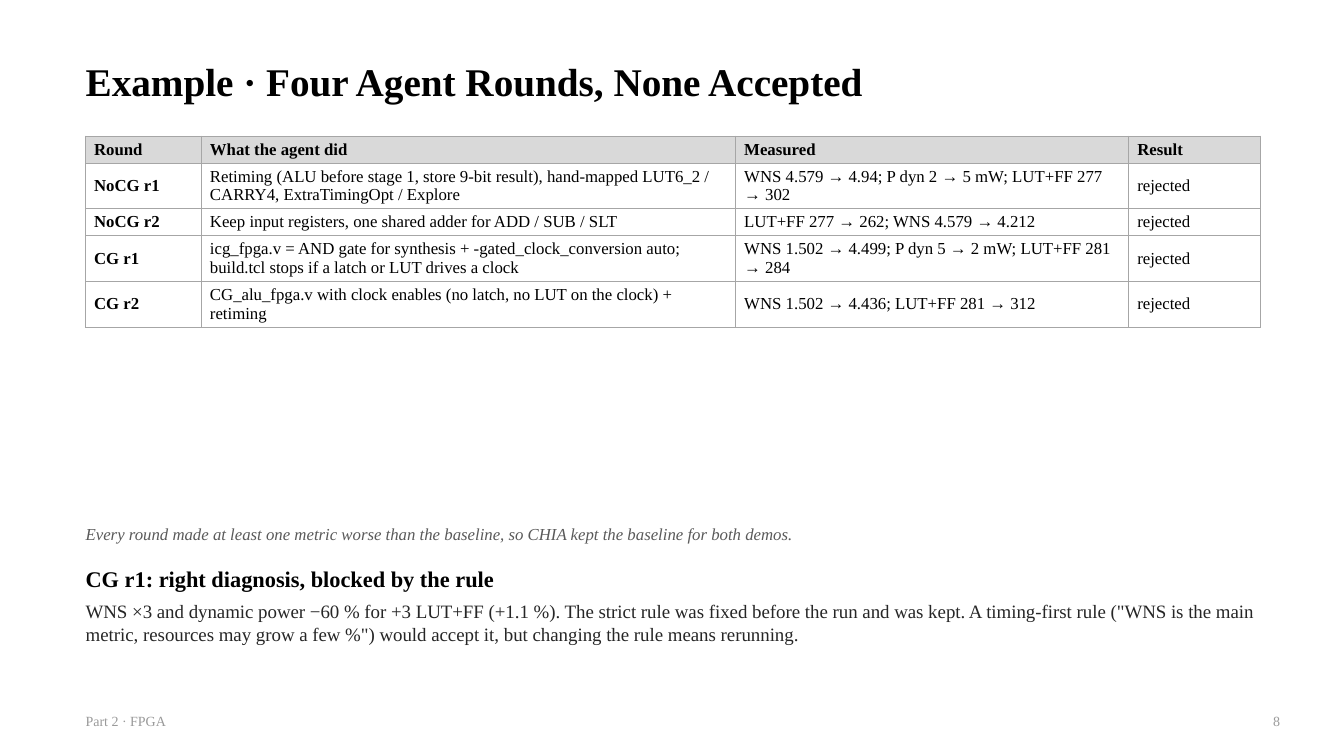
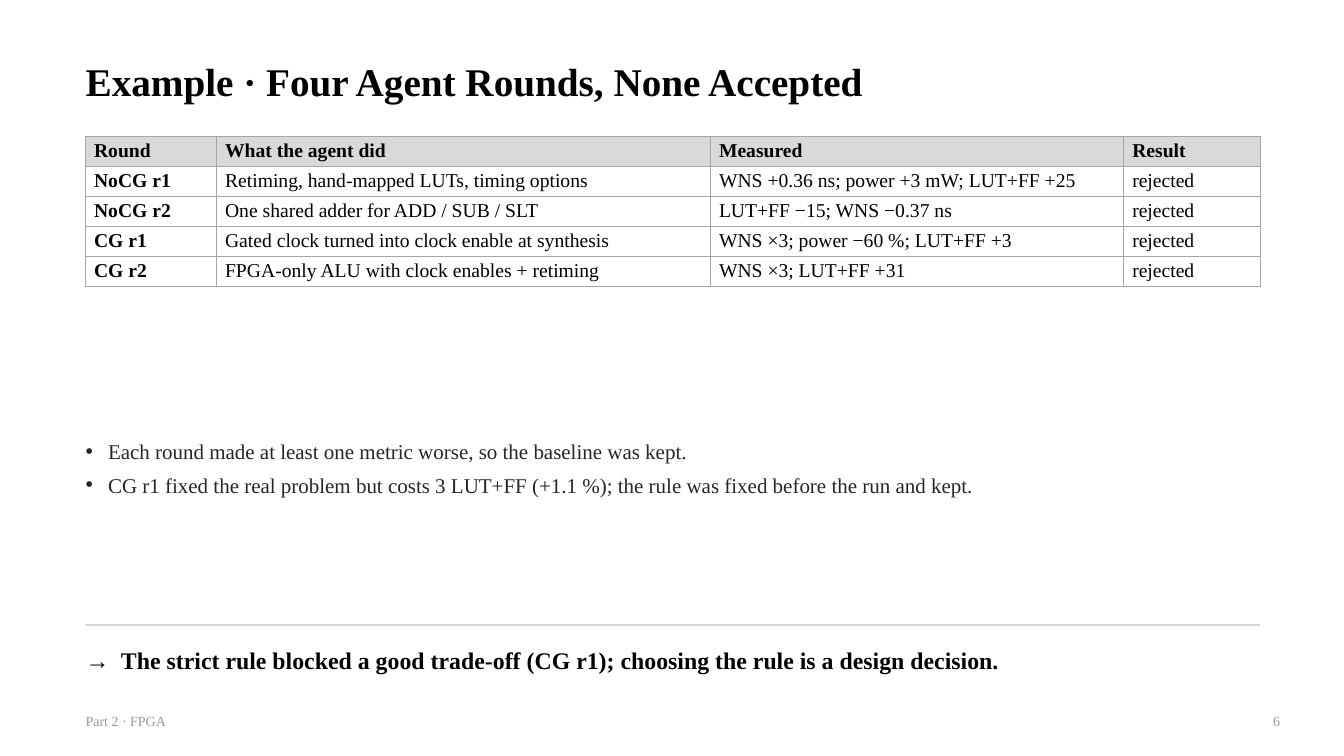
Before and after one commit to chipchip-tech/CHIA-workflow, a slide deck: slide 6 of projects/demo-alu/report/guides/2_FPGA.pptx (slide 8 before the commit). Drawn at 1344x756 pixels with LibreOffice and Linux fonts; fonts in the diff are those of the drawing. Boxes give left, top, right and bottom in pixels: in the first picture for what was removed or moved away, otherwise in the second. Text is boxed around its words. In the diff, an @@ line names an element or a change of style, - is before the commit and + after.

```diff
--- a/projects/demo-alu/report/guides/2_FPGA.pptx
+++ b/projects/demo-alu/report/guides/2_FPGA.pptx
@@ table at (86, 136, 1260, 286) @@
-row 2, column 2: Retiming (ALU before stage 1, store 9-bit result), hand-mapped LUT6_2 / CARRY4, ExtraTimingOpt / Explore
+row 2, column 2: Retiming, hand-mapped LUTs, timing options
-row 2, column 3: WNS 4.579 → 4.94; P dyn 2 → 5 mW; LUT+FF 277 → 302
+row 2, column 3: WNS +0.36 ns; power +3 mW; LUT+FF +25
-row 3, column 2: Keep input registers, one shared adder for ADD / SUB / SLT
+row 3, column 2: One shared adder for ADD / SUB / SLT
-row 3, column 3: LUT+FF 277 → 262; WNS 4.579 → 4.212
+row 3, column 3: LUT+FF −15; WNS −0.37 ns
-row 4, column 2: icg_fpga.v = AND gate for synthesis + -gated_clock_conversion auto; build.tcl stops if a latch or LUT drives a clock
+row 4, column 2: Gated clock turned into clock enable at synthesis
-row 4, column 3: WNS 1.502 → 4.499; P dyn 5 → 2 mW; LUT+FF 281 → 284
+row 4, column 3: WNS ×3; power −60 %; LUT+FF +3
-row 5, column 2: CG_alu_fpga.v with clock enables (no latch, no LUT on the clock) + retiming
+row 5, column 2: FPGA-only ALU with clock enables + retiming
-row 5, column 3: WNS 1.502 → 4.436; LUT+FF 281 → 312
+row 5, column 3: WNS ×3; LUT+FF +31
@@ size 12 to 14 pt in "Round", "What the agent did", "Measured", "Result" and 8 more places @@
@@ text "Each round made at least ..." at (108, 444, 972, 497): vertical alignment middle to top @@
@@ text at (108, 444, 972, 497): text changed; size 12 to 15 pt; text colour #5A5A5A to #262626; italic off @@
-Every round made at least one metric worse than the baseline, so CHIA kept the baseline for both demos.
+• Each round made at least one metric worse, so the baseline was kept.
+• CG r1 fixed the real problem but costs 3 LUT+FF (+1.1 %); the rule was fixed before the run and kept.
@@ text removed at (86, 604, 1254, 645) @@
-WNS ×3 and dynamic power −60 % for +3 LUT+FF (+1.1 %). The strict rule was fixed before the run and was kept. A timing-first rule ("WNS is the main metric, resources may grow a few %") would accept it, but changing the rule means rerunning.
@@ line added from (86, 625) to (1260, 625), #BFBFBF 1 pt @@
@@ text at (121, 652, 998, 674): text changed; size 16 to 17 pt @@
-CG r1: right diagnosis, blocked by the rule
+→ The strict rule blocked a good trade-off (CG r1); choosing the rule is a design decision.
```
Also in this commit, not shown: 5 other slides changed, 1 slide added, 3 slides removed, 4 other files.
